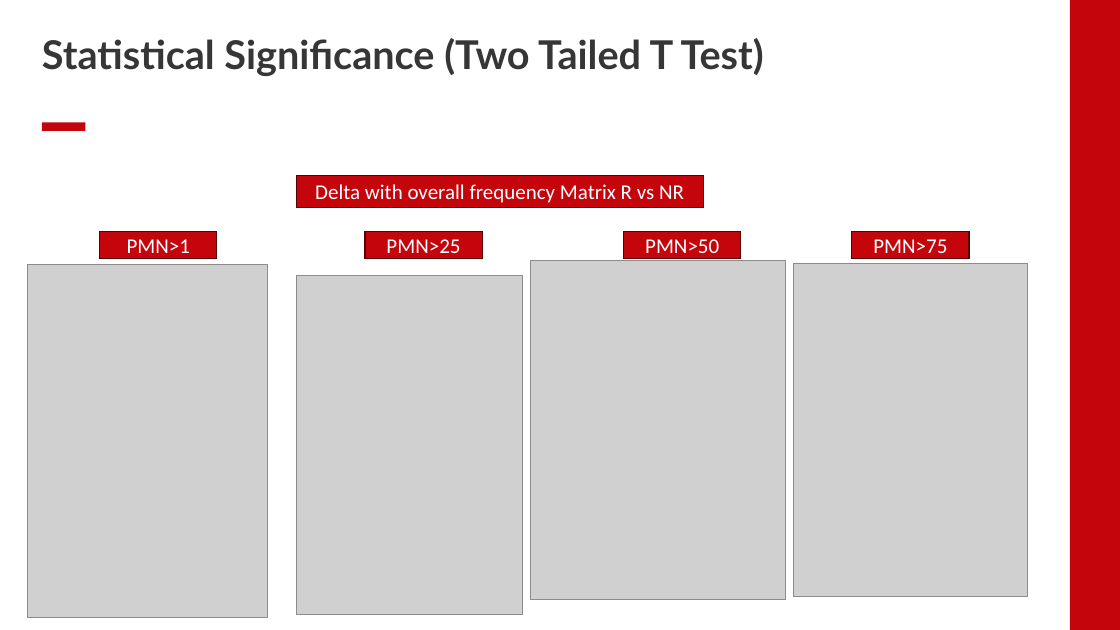
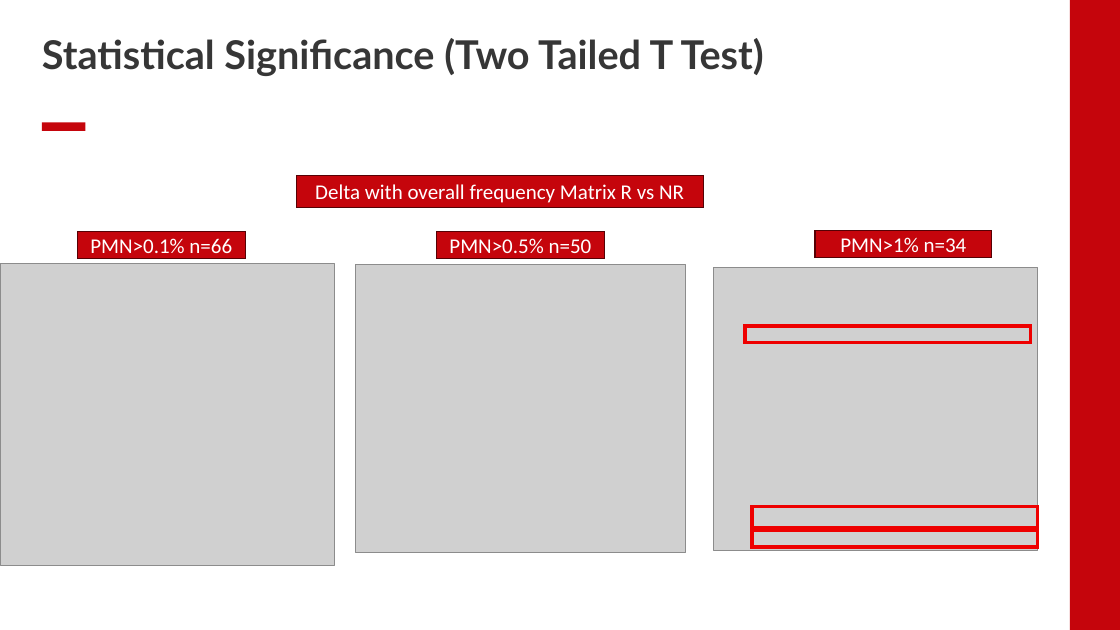
Before and after one commit to EDJohns/2025-Dinh-Lab-Research-Project, a slide deck: slide 10 of Shapiro 2025 Project/Weekly Updates/Week 7 Updates.pptx (slide 22 before the commit). Drawn at 1120x630 pixels with LibreOffice and Linux fonts; fonts in the diff are those of the drawing; grey boxes stand for pictures; background and template pictures are left out. Boxes give left, top, right and bottom in pixels: in the first picture for what was removed or moved away, otherwise in the second. Text is boxed around its words. In the diff, an @@ line names an element or a change of style, - is before the commit and + after.

Commit message:
Add PPX Updates

```diff
--- a/Shapiro 2025 Project/Weekly Updates/Week 7 Updates.pptx
+++ b/Shapiro 2025 Project/Weekly Updates/Week 7 Updates.pptx
@@ rectangle "PMN>0.1% n=66" resized from (x1=100, y1=232, x2=217, y2=259) to (x1=77, y1=232, x2=246, y2=259) @@
@@ text in rectangle at (x1=90, y1=238, x2=232, y2=260): text changed @@
-PMN>1
+PMN>0.1% n=66
@@ rectangle "PMN>0.5% n=50" resized from (x1=365, y1=232, x2=482, y2=259) to (x1=436, y1=232, x2=605, y2=259) @@
@@ text in rectangle at (x1=449, y1=238, x2=592, y2=260): text changed @@
-PMN>25
+PMN>0.5% n=50
@@ rectangle "PMN>1% n=34" resized from (x1=623, y1=232, x2=740, y2=259) to (x1=815, y1=230, x2=991, y2=257) @@
@@ text in rectangle at (x1=840, y1=237, x2=967, y2=258): text changed @@
-PMN>50
+PMN>1% n=34
@@ rectangle removed at (x1=852, y1=232, x2=969, y2=259) @@
-PMN>75
@@ picture resized from (x1=27, y1=265, x2=267, y2=618) to (x1=0, y1=264, x2=334, y2=565) @@
@@ picture added at (x1=355, y1=264, x2=686, y2=552) @@
@@ picture removed at (x1=530, y1=260, x2=786, y2=599) @@
@@ picture resized from (x1=793, y1=264, x2=1028, y2=597) to (x1=714, y1=267, x2=1038, y2=550) @@
@@ picture removed at (x1=297, y1=276, x2=523, y2=614) @@
@@ rectangle added at (x1=745, y1=326, x2=1031, y2=342), outline #EE0000 3 pt @@
@@ rectangle added at (x1=752, y1=507, x2=1038, y2=528), outline #EE0000 3 pt @@
@@ rectangle added at (x1=752, y1=531, x2=1038, y2=547), outline #EE0000 3 pt @@
```
Also in this commit, not shown: 5 other slides changed, 5 slides added, 13 slides removed.
